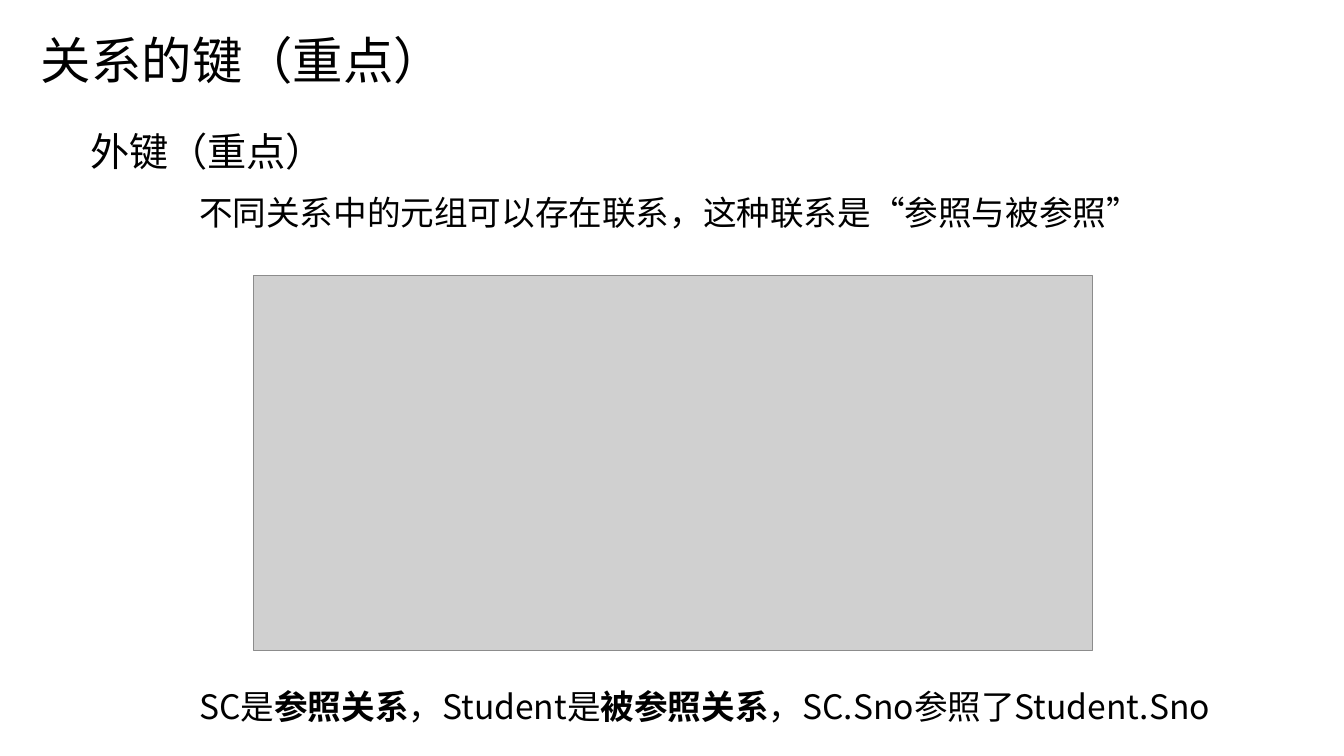
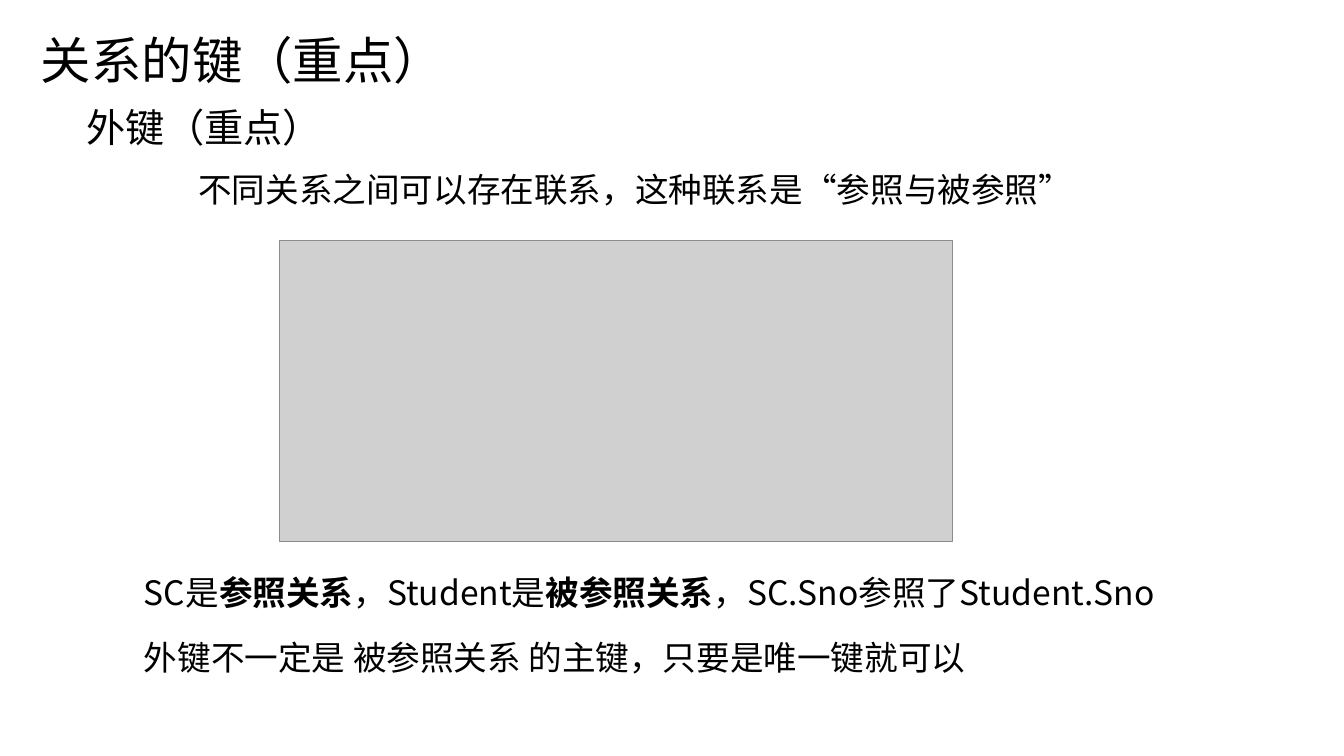
Before and after one commit to y-tanx/HIT-Database-Systems-Course, a slide deck: slide 10 of 第2章 关系数据库/第2章关系数据库.pptx. Drawn at 1344x756 pixels with LibreOffice and Linux fonts; fonts in the diff are those of the drawing; grey boxes stand for pictures. Boxes give left, top, right and bottom in pixels: in the first picture for what was removed or moved away, otherwise in the second. Text is boxed around its words. In the diff, an @@ line names an element or a change of style, - is before the commit and + after.

Commit message:
Fix: 第2章关系数据库 PPT 修改了拼写错误，调整了结构

```diff
--- a/第2章 关系数据库/第2章关系数据库.pptx
+++ b/第2章 关系数据库/第2章关系数据库.pptx
@@ text "外键（重点）": place and size @@
-text "外键（重点）" at (90,132,325,170)
+text "外键（重点）" at (87,108,322,146)
@@ text at (198,173,1072,206): text changed @@
-不同关系中的元组可以存在联系，这种联系是“参照与被参照”
+不同关系之间可以存在联系，这种联系是“参照与被参照”
@@ picture: place and size @@
-picture at (253,275,1092,650)
+picture at (279,241,953,541)
@@ text "SC是参照关系，Student是被参照关系，SC.Sno参照了Student.Sno": place and size @@
-text "SC是参照关系，Student是被参照关系，SC.Sno参照了Student.Sno" at (199,690,1210,723)
+text "SC是参照关系，Student是被参照关系，SC.Sno参照了Student.Sno" at (144,576,1155,609)
@@ text added at (144,641,966,674), 24 pt, text #000000 @@
+外键不一定是 被参照关系 的主键，只要是唯一键就可以
```
Also in this commit, not shown: 12 other slides changed.
